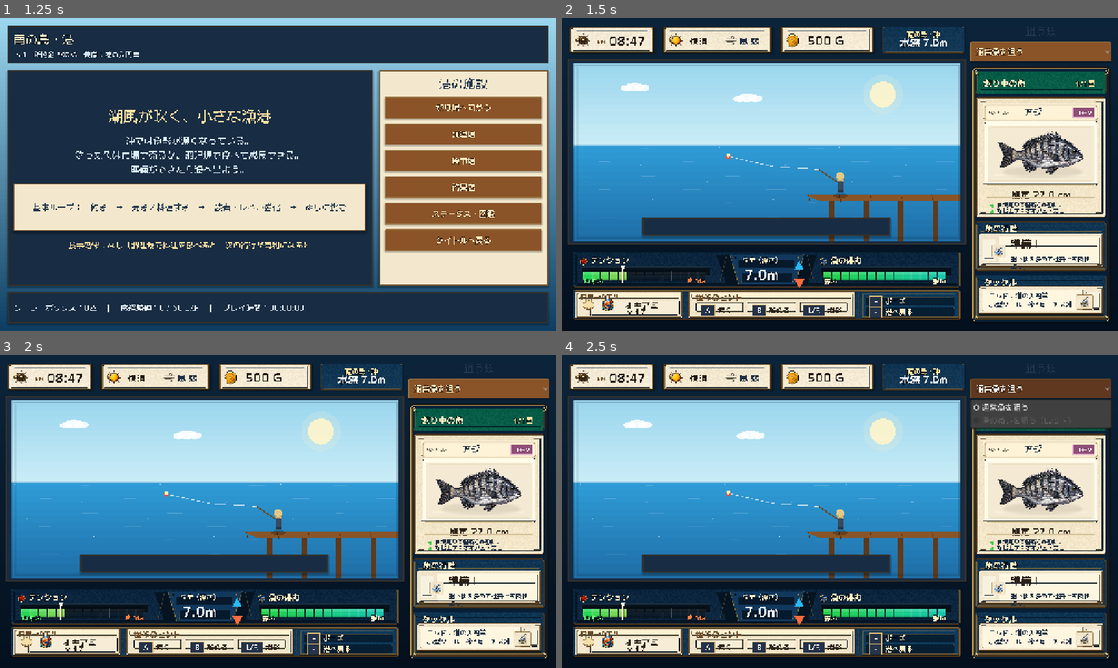
Above: before the commit, frames 1-4 (two rows, left to right).
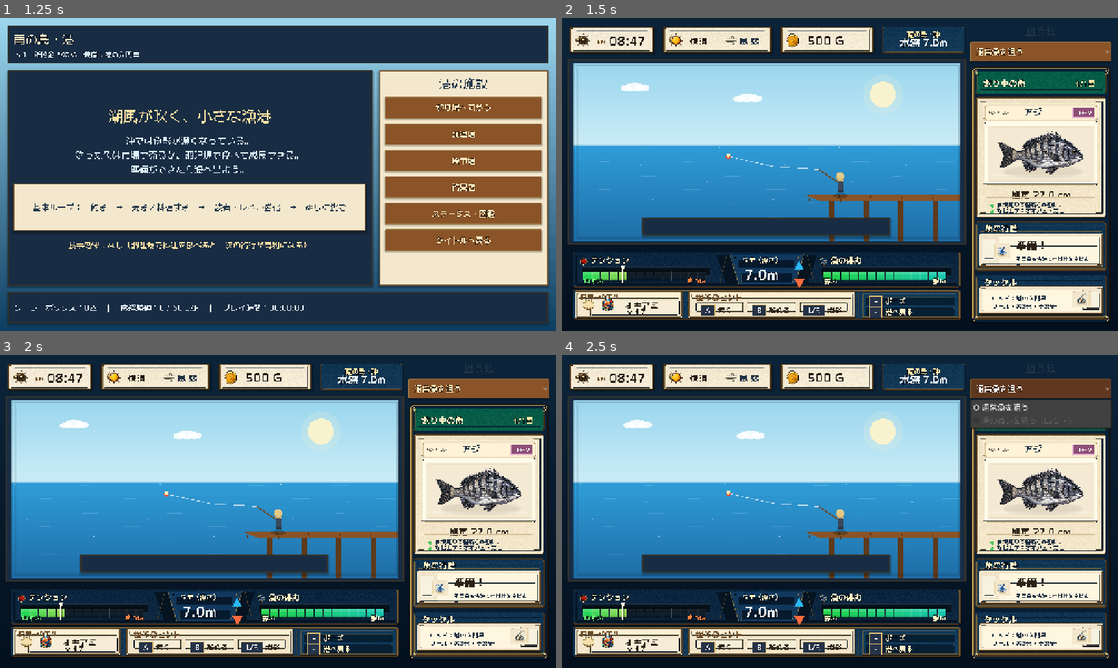
Above: after the commit, the same moments.

Repository: RYUKOU-OKUMURA/tsuri_quest_umi_mvp
Game: Godot game, scene res://scenes/main.tscn
The game is run twice, just before and just after one commit, with the same random seed, the same clock (stepped at 60 frames per second) and the same inputs.
Inputs:
- Up to frame 1 (1.25 s): click "ゲームを始める" at 0.5 s
- Up to frame 2 (1.5 s): click "釣り場へ向かう" at 1.25 s
- Up to frame 3 (2 s): no input
- Up to frame 4 (2.5 s): click "通常魚を狙う" at 2 s

Frame 1 is identical in both runs. In frame 2, 0.6% of the frame differs, in the area x 76-96%, y 70-94%; in frame 3, 0.6%; in frame 4, 0.6%.

Commit message:
Refine fight sidebar lower cards

Diff:
--- a/src/ui/components/fight_sidebar.gd
+++ b/src/ui/components/fight_sidebar.gd
@@ -145,18 +145,19 @@
 	var body := Rect2(rect.position + Vector2(10.0, 33.0), rect.size - Vector2(20.0, 42.0))
 	if _sidebar_frame != null:
 		body = Rect2(rect.position + Vector2(14.0, rect.size.y * 0.24), rect.size - Vector2(28.0, rect.size.y * 0.30))
-	_draw_panel(body, Color("#f3e8cd"), Palette.WOOD_DARK, Palette.GOLD)
+	else:
+		_draw_panel(body, Color("#f3e8cd"), Palette.WOOD_DARK, Palette.GOLD)
 	var action := "待機"
 	var message := "ラインを見ながら、テンションを保とう。"
 	if simulator != null:
 		action = simulator.action_name
 		message = simulator.action_message
-	var icon_size := 34.0 if _sidebar_frame != null else 58.0
-	var text_x := 62.0 if _sidebar_frame != null else 78.0
-	_draw_action_icon(body.position + Vector2(34.0, body.size.y * 0.55), icon_size)
-	_draw_text(font, "%s！" % action, body.position + Vector2(text_x, 35.0), 23 if _sidebar_frame != null else 20, Color("#2b2117"), 0)
-	if _sidebar_frame != null:
-		_draw_action_message(font, message, body.position + Vector2(text_x, 52.0), body.size.x - text_x - 12.0)
+	var icon_size := 38.0 if _sidebar_frame != null else 58.0
+	var text_x := 74.0 if _sidebar_frame != null else 78.0
+	_draw_action_icon(body.position + Vector2(42.0, body.size.y * 0.54), icon_size)
+	_draw_text(font, "%s！" % action, body.position + Vector2(text_x, 38.0), 24 if _sidebar_frame != null else 20, Color("#2b2117"), 0)
+	if _sidebar_frame != null:
+		_draw_action_message(font, message, body.position + Vector2(text_x, 53.0), body.size.x - text_x - 14.0)
 	else:
 		_draw_wrapped(font, message, body.position + Vector2(72.0, 36.0), body.size.x - 82.0, 11, Palette.TEXT_DARK, 2)
 
@@ -167,19 +168,26 @@
 	var body := Rect2(rect.position + Vector2(10.0, 32.0), rect.size - Vector2(20.0, 38.0))
 	if _sidebar_frame != null:
 		body = Rect2(rect.position + Vector2(14.0, rect.size.y * 0.245), rect.size - Vector2(28.0, rect.size.y * 0.31))
-	_draw_panel(body, Palette.PARCHMENT, Palette.WOOD_DARK, Palette.GOLD)
+	else:
+		_draw_panel(body, Palette.PARCHMENT, Palette.WOOD_DARK, Palette.GOLD)
 	var rod_name := _short_rod_name(String(trip_stats.get("rod_name", "港の入門竿")))
-	var text_width := body.size.x - (66.0 if _tackle_card_icon != null or _icons != null else 12.0)
+	var has_tackle_icon := _tackle_card_icon != null or _icons != null
+	var icon_reserved_width := 12.0
+	if has_tackle_icon:
+		icon_reserved_width = 76.0 if _sidebar_frame != null else 66.0
+	var text_offset := Vector2(18.0, 20.0) if _sidebar_frame != null else Vector2(12.0, 14.0)
+	var text_width := body.size.x - icon_reserved_width - text_offset.x
 	var lines: Array[String] = [
 		"ロッド：%s" % rod_name,
-		"小型リール・糸3号・チヌ針",
+		"リール・糸3号・チヌ針",
 	]
-	var tackle_font_size := 15 if _sidebar_frame != null else 12
-	var tackle_line_gap := 20.0 if _sidebar_frame != null else 16.0
+	var tackle_font_size := 14 if _sidebar_frame != null else 12
+	var tackle_line_gap := 19.0 if _sidebar_frame != null else 16.0
 	for i in range(lines.size()):
-		_draw_wrapped(font, lines[i], body.position + Vector2(12.0, 14.0 + float(i) * tackle_line_gap), text_width, tackle_font_size, Palette.TEXT_DARK, 1, tackle_font_size + 3.0)
+		_draw_wrapped(font, lines[i], body.position + text_offset + Vector2(0.0, float(i) * tackle_line_gap), text_width, tackle_font_size, Palette.TEXT_DARK, 1, tackle_font_size + 3.0)
 	if _tackle_card_icon != null or _icons != null:
-		_draw_tackle_icon(Rect2(body.end - Vector2(50.0, 50.0), Vector2(40.0, 40.0)))
+		var icon_rect := Rect2(body.end - Vector2(58.0, 58.0), Vector2(42.0, 42.0)) if _sidebar_frame != null else Rect2(body.end - Vector2(50.0, 50.0), Vector2(40.0, 40.0))
+		_draw_tackle_icon(icon_rect)
 	else:
 		_draw_simple_rod(body.position + Vector2(body.size.x - 62.0, body.size.y - 24.0))
 
@@ -258,8 +266,8 @@
 
 func _draw_action_message(font: Font, text: String, pos: Vector2, max_width: float) -> void:
 	var first_stop := text.find("！")
-	var font_size := 14 if _sidebar_frame != null else 13
-	var gap := 17.2 if _sidebar_frame != null else 16.0
+	var font_size := 12 if _sidebar_frame != null else 13
+	var gap := 14.5 if _sidebar_frame != null else 16.0
 	if first_stop > 0 and first_stop < text.length() - 1:
 		var first := text.left(first_stop + 1)
 		var second := text.substr(first_stop + 1)
Not shown, changed: design-qa.md
Not shown, changed: docs/11_underwater_fight_showcase.md
